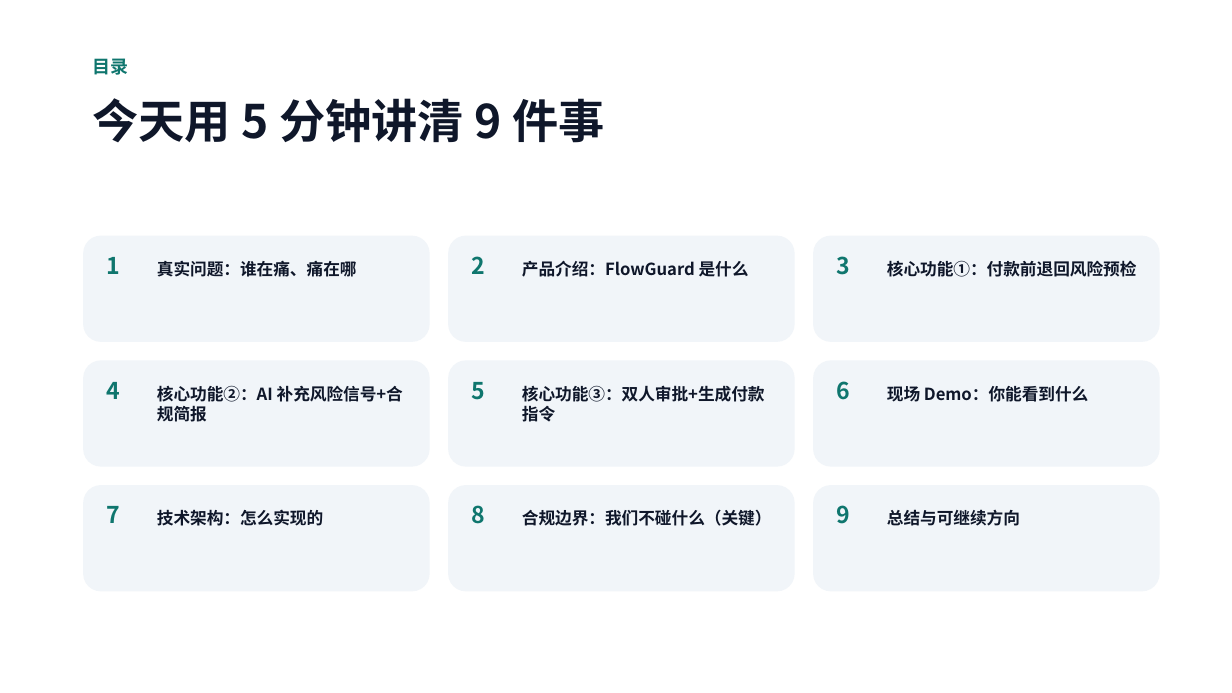
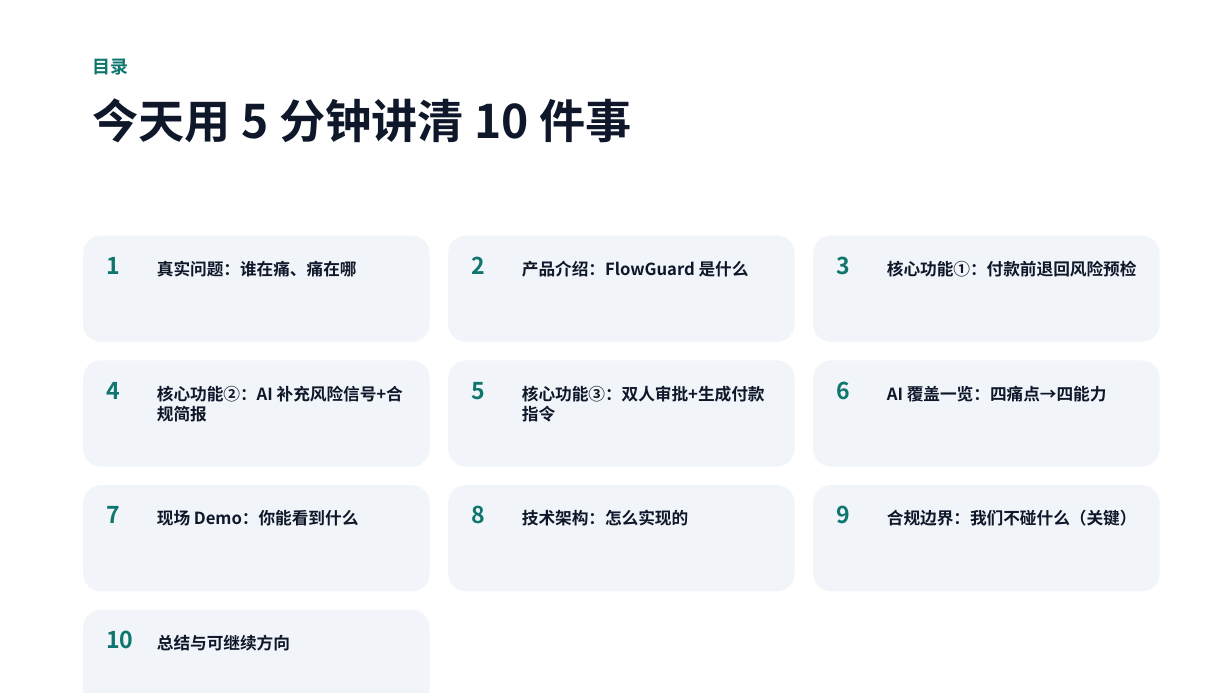
Before and after one commit to Michael-4753/flowguard-payout, a slide deck: slide 2 of public/FlowGuard-Hackathon-Pitch.pptx. Drawn at 1232x693 pixels with LibreOffice and Linux fonts; fonts in the diff are those of the drawing. Boxes give left, top, right and bottom in pixels: in the first picture for what was removed or moved away, otherwise in the second. Text is boxed around its words. In the diff, an @@ line names an element or a change of style, - is before the commit and + after.

Commit message:
eazo: sync 2026-08-15T03:12:26Z

```diff
--- a/public/FlowGuard-Hackathon-Pitch.pptx
+++ b/public/FlowGuard-Hackathon-Pitch.pptx
@@ text at box(92, 98, 631, 143): text changed @@
-今天用 5 分钟讲清 9 件事
+今天用 5 分钟讲清 10 件事
@@ text at box(887, 385, 1107, 402): text changed @@
-现场 Demo：你能看到什么
+AI 覆盖一览：四痛点→四能力
@@ text at box(522, 509, 688, 526): text changed @@
-合规边界：我们不碰什么（关键）
+技术架构：怎么实现的
@@ text at box(157, 510, 359, 526): text changed @@
-技术架构：怎么实现的
+现场 Demo：你能看到什么
@@ text at box(887, 510, 1137, 526): text changed @@
-总结与可继续方向
+合规边界：我们不碰什么（关键）
@@ rounded rectangle added at box(83, 610, 430, 693), fill #F1F5F9 @@
@@ text added at box(106, 630, 133, 649), 18 pt, text #0F766E, bold @@
+10
@@ text added at box(157, 634, 290, 651), 13 pt, text #0F172A, bold @@
+总结与可继续方向
```
